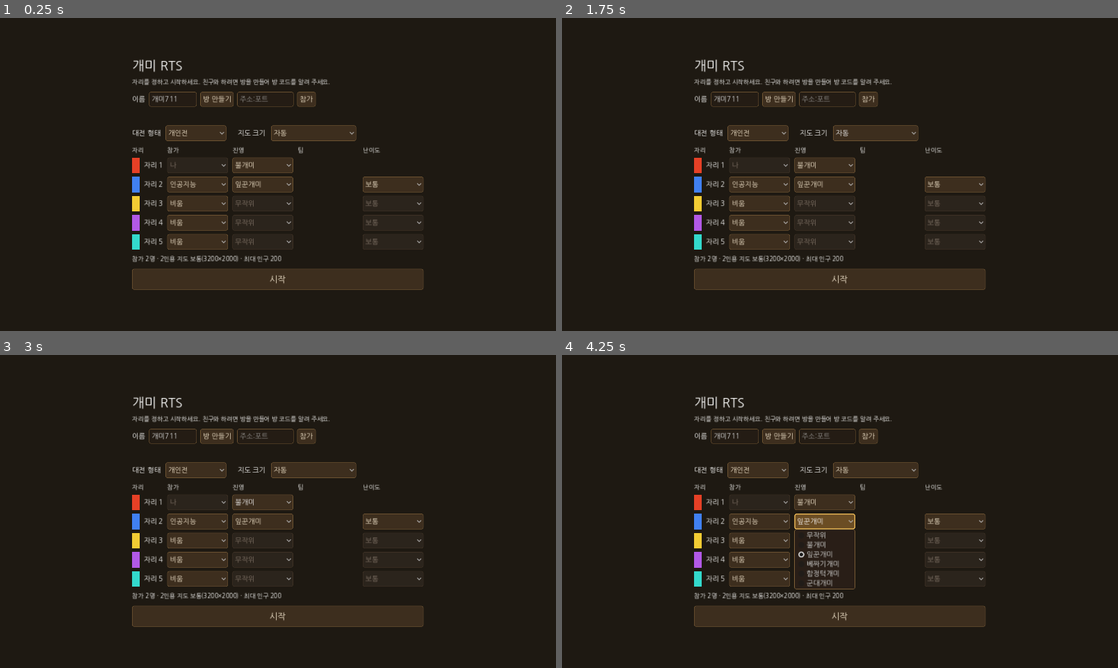
Above: before the commit, frames 1-4 (two rows, left to right).
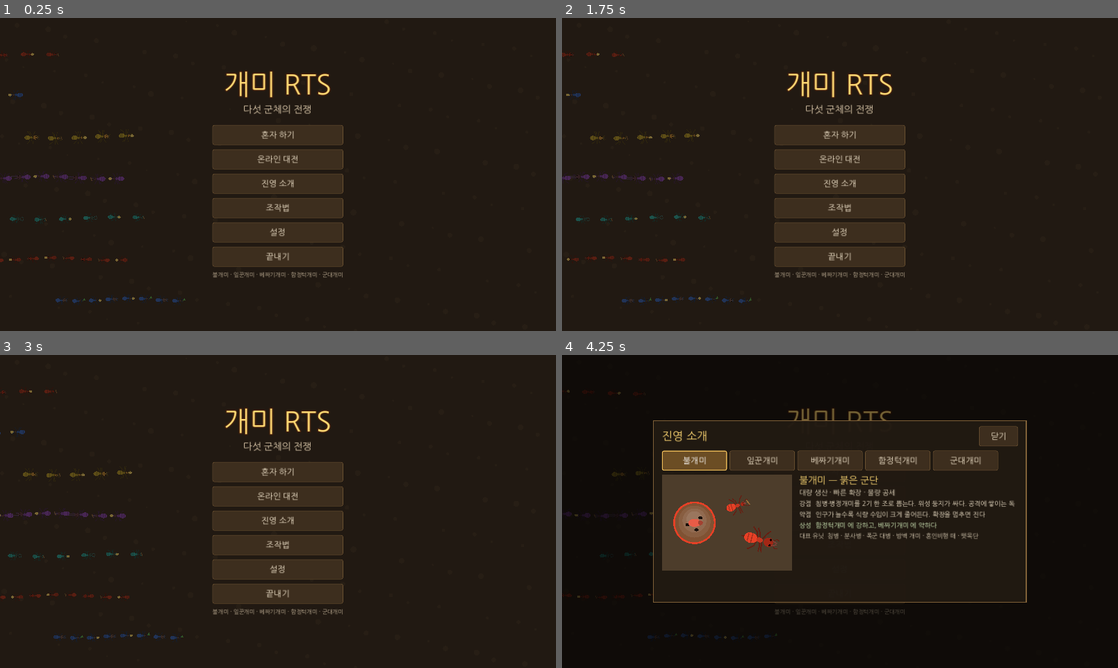
Above: after the commit, the same moments.

Repository: kimsungwoo20/-
Game: Godot game, scene res://scenes/title.tscn
Two runs of this game, one before a commit and one after it. Both use one fixed random seed, a clock stepped at 60 frames per second and the inputs below. Before the commit the project starts from res://scenes/lobby.tscn.
Inputs (mouse positions are in pixels of both pictures, inside the frame that each line leads up to):
- Up to frame 1 (0.25 s): no input
- Up to frame 2 (1.75 s): click (840, 133) at 0.5 s, where only the run after the commit has a clickable "혼자 하기"; click (717, 83) at 1.25 s, where only the run after the commit has a clickable "← 처음 화면"
- Up to frame 3 (3 s): click (278, 495) at 2 s, where only the run after the commit has a clickable "온라인 대전"; click (155, 401) at 2.75 s, where only the run after the commit has a clickable "← 처음 화면"
- Up to frame 4 (4.25 s): click (840, 520) at 3.5 s, where only the run after the commit has a clickable "진영 소개"

The runs differ from the first frame. In frame 1, 16% of the frame differs, in the area x 0-77%, y 10-92%; in frame 2, 16%; in frame 3, 16%; in frame 4, 20%, in the area x 0-84%, y 11-91%.

Commit message:
Add a title screen with faction guide, controls and settings
The game now opens on a title screen with marching ants from all five
colonies, leading to solo play, online play, a faction guide with
drawn ants and nests, a controls sheet and sound settings. The room
screen gains a back button and hides online controls in solo mode.

Co-Authored-By: Claude Fable 5.2 <noreply@anthropic.com>
Claude-Session: https://claude.ai/code/session_01JYo5aZm2iMUjQtiarmNKzc

Diff:
--- a/godot/project.godot
+++ b/godot/project.godot
@@ -4,7 +4,7 @@
 [application]
 
 config/name="Ant RTS"
-run/main_scene="res://scenes/lobby.tscn"
+run/main_scene="res://scenes/title.tscn"
 config/features=PackedStringArray("4.3", "GL Compatibility")
 
 [autoload]
--- /dev/null
+++ b/godot/scenes/title.tscn
@@ -0,0 +1,10 @@
+[gd_scene load_steps=2 format=3]
+
+[ext_resource type="Script" path="res://scripts/title.gd" id="1"]
+
+[node name="Title" type="Control"]
+layout_mode = 3
+anchors_preset = 15
+anchor_right = 1.0
+anchor_bottom = 1.0
+script = ExtResource("1")
--- a/godot/scripts/config.gd
+++ b/godot/scripts/config.gd
@@ -3,3 +3,5 @@
 # setup = {"mode": "ffa" | "team", "balance": bool,
 #          "slots": [{"type": "human" | "ai", "faction": "fire"..., "team": 0..4, "diff": "easy" | "normal" | "hard"}, ...]}
 static var setup = null
+# 방 화면을 어떤 목적으로 열었는가: solo(혼자 하기) / online(온라인 대전). 메인 화면이 정한다
+static var lobby_mode = "solo"
--- a/godot/scripts/lobby.gd
+++ b/godot/scripts/lobby.gd
@@ -47,6 +47,11 @@
 		slot_peer.clear()
 		_refresh())
 
+func _back():
+	if net != null and net.is_online():
+		net.leave()
+	get_tree().change_scene_to_file("res://scenes/title.tscn")
+
 func _label(text, size = 16):
 	var l = Label.new()
 	l.text = text
@@ -75,11 +80,20 @@
 	var box = VBoxContainer.new()
 	box.add_theme_constant_override("separation", 14)
 	center.add_child(box)
-	box.add_child(_label("개미 RTS", 30))
-	box.add_child(_label("자리를 정하고 시작하세요. 친구와 하려면 방을 만들어 방 코드를 알려 주세요.", 14))
+	var online_mode = ConfigScript.lobby_mode == "online"
+	var head = HBoxContainer.new()
+	head.add_theme_constant_override("separation", 14)
+	box.add_child(head)
+	var back = Button.new()
+	back.text = "← 처음 화면"
+	back.pressed.connect(_back)
+	head.add_child(back)
+	head.add_child(_label("온라인 대전" if online_mode else "혼자 하기", 30))
+	box.add_child(_label("방을 만들어 방 코드를 친구에게 알려 주거나, 받은 방 코드로 참가하세요." if online_mode else "자리마다 인공지능을 넣고 진영·팀·난이도를 고른 뒤 시작하세요.", 14))
 
 	var online = HBoxContainer.new()
 	online.add_theme_constant_override("separation", 8)
+	online.visible = online_mode
 	box.add_child(online)
 	online.add_child(_label("이름"))
 	name_edit = LineEdit.new()
@@ -99,6 +113,7 @@
 	join_btn.pressed.connect(_join)
 	online.add_child(join_btn)
 	net_status = _label("", 14)
+	net_status.visible = online_mode
 	box.add_child(net_status)
 
 	var top = HBoxContainer.new()
@@ -144,7 +159,9 @@
 		names.append(nl)
 		swatch.add_child(nl)
 		grid.add_child(swatch)
-		var type = _option(["나"] if i == 0 else ["인공지능", "비움", "사람(참가자)"], 0 if i <= 1 else 1)
+		# 혼자 하기에서는 참가자 자리를 고를 수 없다(오지 않을 사람을 기다리게 되므로)
+		var kinds = ["인공지능", "비움", "사람(참가자)"] if online_mode else ["인공지능", "비움"]
+		var type = _option(["나"] if i == 0 else kinds, 0 if i <= 1 else 1)
 		type.disabled = (i == 0)
 		grid.add_child(type)
 		var fac = _option(fnames, 1 if i == 0 else 2 if i == 1 else 0)
--- /dev/null
+++ b/godot/scripts/title.gd
@@ -0,0 +1,314 @@
+extends Control
+# 메인 화면: 다섯 군체의 개미 행렬이 지나가는 배경 위에 메뉴.
+# 혼자 하기 / 온라인 대전 → 방 화면, 진영 소개 / 조작법 / 설정은 이 화면 안의 창으로 연다.
+const Data = preload("res://scripts/data.gd")
+const Art = preload("res://scripts/art.gd")
+const ConfigScript = preload("res://scripts/config.gd")
+const SfxScript = preload("res://scripts/sfx.gd")
+const UiTheme = preload("res://scripts/ui_theme.gd")
+
+const INFO = {
+	"fire": {"title": "붉은 군단", "concept": "대량 생산 · 빠른 확장 · 물량 공세",
+		"strong": "침병·병정개미를 2기 한 조로 뽑는다. 위성 둥지가 싸다. 공격에 쌓이는 독",
+		"weak": "인구가 늘수록 식량 수입이 크게 줄어든다. 확장을 멈추면 진다",
+		"units": "침병 · 분사병 · 폭군 대병 · 방벽 개미 · 혼인비행 떼 · 뗏목단"},
+	"leaf": {"title": "녹색 농업 제국", "concept": "농업 · 경제 성장 · 장기전",
+		"strong": "균류 정원에서 재료를 식량으로 바꾼다. 재료를 더 나른다. 공생균으로 회복",
+		"weak": "재료 채집선이 끊기면 정원도 멈춘다. 본진이 다치면 정원 효율이 반",
+		"units": "절단병 · 대턱 병정 · 초대형 병정 · 문지기 · 공생균 살포병 · 포자 살포 날개개미"},
+	"weaver": {"title": "수목의 지배자", "concept": "방어 · 영역 장악 · 지형 활용",
+		"strong": "영역 안에서 빠르고 회복한다. 수목 위에도 짓는다. 장막·고정·끌어당기기",
+		"weak": "영역 안에만 지을 수 있다. 가운데 고리가 끊기면 그 너머가 약해진다",
+		"units": "산성 분사병 · 사슬 견인병 · 수관 군주 · 고정병 · 장막 방직병 · 날개 파수꾼"},
+	"trap": {"title": "순간의 포식자", "concept": "정예 · 매복 · 순간 화력",
+		"strong": "충전된 턱 타격이 큰 피해와 밀쳐내기. 매복 은신, 숨겨진 건물, 턱 도약",
+		"weak": "비싸고 수가 적어 물량에 약하다. 한 번 크게 지면 회복이 느리다",
+		"units": "격발병 · 도약 사냥꾼 · 대왕 포식자 · 덫지기 · 유인병 · 낙하 사냥꾼"},
+	"army": {"title": "이동하는 포식 군단", "concept": "기동 · 습격 · 이동식 군체",
+		"strong": "건물이 행군해 군체째 옮겨 다닌다. 적을 처치하면 약탈. 살아있는 다리",
+		"weak": "행군 중에는 생산이 느리고 연구가 멈춘다. 진딧물을 기르지 못한다",
+		"units": "약탈병 · 낫턱 병정 · 포식 대군 · 수호병 · 다리 개미 · 운반병"},
+}
+const BEATS = {"fire": "trap", "trap": "army", "army": "leaf", "leaf": "weaver", "weaver": "fire"}
+
+# 배경: 개미 행렬
+class March extends Control:
+	var t = 0.0
+	var lanes = []
+
+	func _ready():
+		mouse_filter = Control.MOUSE_FILTER_IGNORE
+		var rng = RandomNumberGenerator.new()
+		rng.seed = 5
+		for i in 7:
+			var f = Data.FACTION_IDS[i % 5]
+			lanes.append({"y": 0.12 + i * 0.13, "speed": rng.randf_range(35, 60) * (1 if i % 2 == 0 else -1),
+				"faction": f, "color": Data.PLAYER_COLORS[i % 5], "n": rng.randi_range(5, 9),
+				"gap": rng.randf_range(38, 60), "off": rng.randf_range(0, 400), "r": rng.randf_range(7, 11)})
+
+	func _process(delta):
+		t += delta
+		queue_redraw()
+
+	func _draw():
+		var sz = size
+		draw_rect(Rect2(Vector2.ZERO, sz), Color(0.19, 0.15, 0.11))
+		# 흙 무늬
+		for i in 160:
+			var p = Vector2(fmod(i * 197.3, sz.x), fmod(i * 131.7, sz.y))
+			draw_circle(p, 2.0 + fmod(i * 7.1, 5.0), Color(0.24, 0.19, 0.14))
+		for L in lanes:
+			var span = sz.x + 400.0
+			for k in L["n"]:
+				var x = fmod(L["off"] + t * L["speed"] + k * L["gap"], span)
+				if x < 0:
+					x += span
+				x -= 200.0
+				var y = L["y"] * sz.y + sin(t * 2.0 + k) * 3.0
+				var ang = 0.0 if L["speed"] > 0 else PI
+				draw_set_transform(Vector2(x, y), ang, Vector2.ONE)
+				var kind = "worker" if k % 3 != 0 else ("soldier" if L["faction"] == "fire" else "major")
+				Art.draw_ant(self, L["r"], L["color"].darkened(0.25), L["faction"], kind, t * 9.0 + k, kind == "worker")
+				if kind == "worker":
+					Art.draw_carry(self, L["r"], "food" if k % 2 == 0 else "mat", L["faction"])
+		draw_set_transform(Vector2.ZERO, 0.0, Vector2.ONE)
+		# 가운데를 어둡게 해서 메뉴가 잘 보이게
+		draw_rect(Rect2(Vector2.ZERO, sz), Color(0.08, 0.06, 0.04, 0.55))
+
+# 진영 소개 그림: 일꾼·병정 개미와 둥지
+class Preview extends Control:
+	var faction = "fire"
+	var t = 0.0
+	class FakeNest:
+		var radius = 46.0
+		var kind = "nest"
+		var is_main = true
+		var mode = "camp"
+
+	func _process(delta):
+		t += delta
+		queue_redraw()
+
+	func _draw():
+		draw_rect(Rect2(Vector2.ZERO, size), Color(0.3, 0.24, 0.17))
+		var c = Data.PLAYER_COLORS[Data.FACTION_IDS.find(faction)]
+		draw_set_transform(Vector2(size.x * 0.25, size.y * 0.5), 0.0, Vector2.ONE)
+		Art.draw_building(self, FakeNest.new(), c, faction, 1.0, t)
+		draw_set_transform(Vector2(size.x * 0.58, size.y * 0.32), -0.3, Vector2.ONE)
+		Art.draw_ant(self, 16.0, c, faction, "worker", t * 6.0, true)
+		Art.draw_carry(self, 16.0, "mat", faction)
+		draw_set_transform(Vector2(size.x * 0.75, size.y * 0.68), 0.25, Vector2.ONE)
+		var soldier = {"fire": "soldier", "leaf": "major", "weaver": "puller", "trap": "hunter", "army": "sickle"}[faction]
+		Art.draw_ant(self, 22.0, c, faction, soldier, t * 6.0, false)
+		draw_set_transform(Vector2.ZERO, 0.0, Vector2.ONE)
+
+var sfx
+var windows = {}
+var preview
+var info_box
+var tab_buttons = []
+
+func _ready():
+	# 점검·자동 대전 실행이나, 주소로 판을 정한 경우에는 바로 게임으로 간다
+	var args = OS.get_cmdline_user_args()
+	var skip = args.has("--autotest") or args.has("--sandbox")
+	if OS.has_feature("web"):
+		var q = str(JavaScriptBridge.eval("window.location.search", true))
+		if q.contains("me=") or q.contains("ai="):
+			skip = true
+	if skip and ConfigScript.setup == null:
+		get_tree().change_scene_to_file.call_deferred("res://scenes/main.tscn")
+		return
+	_build()
+
+func _label(text, size = 16, col = Color(0.95, 0.9, 0.8)):
+	var l = Label.new()
+	l.text = text
+	l.add_theme_font_size_override("font_size", size)
+	l.add_theme_color_override("font_color", col)
+	l.autowrap_mode = TextServer.AUTOWRAP_WORD_SMART
+	return l
+
+func _button(text, call, w = 260):
+	var b = Button.new()
+	b.text = text
+	b.custom_minimum_size = Vector2(w, 46)
+	b.add_theme_font_size_override("font_size", 19)
+	b.pressed.connect(func():
+		sfx.play("select")
+		call.call())
+	return b
+
+func _build():
+	set_anchors_and_offsets_preset(Control.PRESET_FULL_RECT)
+	theme = UiTheme.make()
+	sfx = SfxScript.new()
+	add_child(sfx)
+	var bg = March.new()
+	bg.set_anchors_and_offsets_preset(Control.PRESET_FULL_RECT)
+	add_child(bg)
+
+	var center = CenterContainer.new()
+	center.set_anchors_and_offsets_preset(Control.PRESET_FULL_RECT)
+	add_child(center)
+	var box = VBoxContainer.new()
+	box.add_theme_constant_override("separation", 12)
+	box.alignment = BoxContainer.ALIGNMENT_CENTER
+	center.add_child(box)
+	var title = _label("개미 RTS", 64, Color(1.0, 0.85, 0.45))
+	title.horizontal_alignment = HORIZONTAL_ALIGNMENT_CENTER
+	title.add_theme_constant_override("outline_size", 10)
+	title.add_theme_color_override("font_outline_color", Color(0.25, 0.12, 0.05))
+	box.add_child(title)
+	var sub = _label("다섯 군체의 전쟁", 22, Color(0.9, 0.82, 0.7))
+	sub.horizontal_alignment = HORIZONTAL_ALIGNMENT_CENTER
+	box.add_child(sub)
+	box.add_child(Control.new())
+	var menu = VBoxContainer.new()
+	menu.add_theme_constant_override("separation", 10)
+	menu.alignment = BoxContainer.ALIGNMENT_CENTER
+	box.add_child(menu)
+	for item in [["혼자 하기", go_solo], ["온라인 대전", go_online], ["진영 소개", open_window.bind("factions")],
+			["조작법", open_window.bind("help")], ["설정", open_window.bind("settings")]]:
+		var b = _button(item[0], item[1])
+		b.name = item[0]
+		menu.add_child(b)
+	if not OS.has_feature("web"):
+		menu.add_child(_button("끝내기", func(): get_tree().quit()))
+	var foot = _label("불개미 · 잎꾼개미 · 베짜기개미 · 함정턱개미 · 군대개미", 13, Color(0.75, 0.68, 0.58))
+	foot.horizontal_alignment = HORIZONTAL_ALIGNMENT_CENTER
+	foot.autowrap_mode = TextServer.AUTOWRAP_OFF
+	box.add_child(foot)
+
+	windows["factions"] = _factions_window()
+	windows["help"] = _help_window()
+	windows["settings"] = _settings_window()
+
+func go_solo():
+	ConfigScript.lobby_mode = "solo"
+	get_tree().change_scene_to_file("res://scenes/lobby.tscn")
+
+func go_online():
+	ConfigScript.lobby_mode = "online"
+	get_tree().change_scene_to_file("res://scenes/lobby.tscn")
+
+func open_window(name):
+	for k in windows:
+		windows[k].visible = (k == name)
+
+func _window(title_text, w, h):
+	var cover = ColorRect.new()
+	cover.color = Color(0, 0, 0, 0.55)
+	cover.set_anchors_and_offsets_preset(Control.PRESET_FULL_RECT)
+	cover.visible = false
+	add_child(cover)
+	var center = CenterContainer.new()
+	center.set_anchors_and_offsets_preset(Control.PRESET_FULL_RECT)
+	cover.add_child(center)
+	var panel = Panel.new()
+	panel.custom_minimum_size = Vector2(w, h)
+	center.add_child(panel)
+	var box = VBoxContainer.new()
+	box.position = Vector2(20, 14)
+	box.size = Vector2(w - 40, h - 28)
+	box.add_theme_constant_override("separation", 10)
+	panel.add_child(box)
+	var head = HBoxContainer.new()
+	box.add_child(head)
+	var t = _label(title_text, 26, Color(1.0, 0.85, 0.45))
+	t.size_flags_horizontal = Control.SIZE_EXPAND_FILL
+	head.add_child(t)
+	head.add_child(_button("닫기", func(): cover.visible = false, 90))
+	return [cover, box]
+
+func _factions_window():
+	var wb = _window("진영 소개", 860, 420)
+	var box = wb[1]
+	var tabs = HBoxContainer.new()
+	tabs.add_theme_constant_override("separation", 6)
+	box.add_child(tabs)
+	for f in Data.FACTION_IDS:
+		var b = _button(Data.FACTIONS[f]["name"], show_faction.bind(f), 150)
+		b.toggle_mode = true
+		tabs.add_child(b)
+		tab_buttons.append(b)
+	var row = HBoxContainer.new()
+	row.add_theme_constant_override("separation", 16)
+	box.add_child(row)
+	preview = Preview.new()
+	preview.custom_minimum_size = Vector2(300, 220)
+	row.add_child(preview)
+	info_box = VBoxContainer.new()
+	info_box.add_theme_constant_override("separation", 8)
+	info_box.size_flags_horizontal = Control.SIZE_EXPAND_FILL
+	row.add_child(info_box)
+	show_faction("fire")
+	return wb[0]
+
+func show_faction(f):
+	preview.faction = f
+	for i in tab_buttons.size():
+		tab_buttons[i].button_pressed = Data.FACTION_IDS[i] == f
+	for c in info_box.get_children():
+		c.queue_free()
+	var d = INFO[f]
+	info_box.add_child(_label("%s — %s" % [Data.FACTIONS[f]["name"], d["title"]], 22, Color(1.0, 0.85, 0.45)))
+	info_box.add_child(_label(d["concept"], 16, Color(0.9, 0.85, 0.75)))
+	info_box.add_child(_label("강점  " + d["strong"], 15))
+	info_box.add_child(_label("약점  " + d["weak"], 15))
+	var loses_to = ""
+	for k in BEATS:
+		if BEATS[k] == f:
+			loses_to = k
+	info_box.add_child(_label("상성  %s 에 강하고, %s 에 약하다" % [Data.FACTIONS[BEATS[f]]["name"], Data.FACTIONS[loses_to]["name"]], 15, Color(0.85, 0.95, 0.75)))
+	info_box.add_child(_label("대표 유닛  " + d["units"], 14, Color(0.85, 0.8, 0.7)))
+
+func _help_window():
+	var wb = _window("조작법", 700, 520)
+	var box = wb[1]
+	var rows = [
+		["왼쪽 클릭 / 드래그", "선택"],
+		["오른쪽 클릭", "이동 · 공격 · 채집 · 건설 지원 · 탑승 · 정원사 · 집결 지점"],
+		["A 후 왼쪽 클릭", "공격 이동 (가는 길의 적과 싸운다)"],
+		["S", "정지"],
+		["Q W E R T / A S D F G / Z X C V B", "아래 명령 버튼 (건물·일꾼 선택 시)"],
+		["방향키 · 가운데 버튼 드래그 · 미니맵", "화면 이동"],
+		["휠", "확대 / 축소"],
+		["M", "소리 끄기 / 켜기"],
+		["Esc", "선택 해제 · 건설 취소"],
+	]
+	var grid = GridContainer.new()
+	grid.columns = 2
+	grid.add_theme_constant_override("h_separation", 24)
+	grid.add_theme_constant_override("v_separation", 10)
+	box.add_child(grid)
+	for r in rows:
+		grid.add_child(_label(r[0], 16, Color(1.0, 0.85, 0.45)))
+		grid.add_child(_label(r[1], 16))
+	box.add_child(_label("일꾼으로 식량과 재료를 모아 생산 건물을 짓고, 상대의 본진을 모두 무너뜨리면 이긴다. 주 둥지가 무너져도 위성 둥지가 있으면 여왕이 옮겨 간다.", 14, Color(0.85, 0.8, 0.7)))
+	return wb[0]
+
+func _settings_window():
+	var wb = _window("설정", 520, 300)
+	var box = wb[1]
+	var mute = CheckBox.new()
+	mute.text = "소리 끄기"
+	mute.button_pressed = SfxScript.muted
+	mute.toggled.connect(func(on): SfxScript.muted = on)
+	box.add_child(mute)
+	var row = HBoxContainer.new()
+	row.add_theme_constant_override("separation", 12)
+	box.add_child(row)
+	row.add_child(_label("음량", 16))
+	var vol = HSlider.new()
+	vol.min_value = 0.0
+	vol.max_value = 1.0
+	vol.step = 0.05
+	vol.value = db_to_linear(AudioServer.get_bus_volume_db(0))
+	vol.custom_minimum_size = Vector2(280, 24)
+	vol.value_changed.connect(func(v):
+		AudioServer.set_bus_volume_db(0, linear_to_db(max(v, 0.001)))
+		sfx.play("order"))
+	row.add_child(vol)
+	box.add_child(_label("게임 중에도 M 키로 소리를 끄고 켤 수 있다.", 14, Color(0.85, 0.8, 0.7)))
+	return wb[0]
--- a/godot/tests/match.gd
+++ b/godot/tests/match.gd
@@ -237,6 +237,7 @@
 	ConfigScript.setup = null
 
 	await ai_checks()
+	await title_checks()
 
 	print("RESULT fails=%d" % fails)
 	quit(1 if fails > 0 else 0)
@@ -387,3 +388,34 @@
 	await wait(0.1)
 	check(raft.state == raft.MOVE, "뗏목단이 목표로 출발한다")
 	await end_game(g)
+
+
+# 메인 화면
+func title_checks():
+	ConfigScript.setup = null
+	var t = load("res://scripts/title.gd").new()
+	root.add_child(t)
+	await wait(0.2)
+	var names = []
+	for b in t.find_children("*", "Button", true, false):
+		names.append(b.text)
+	check(names.has("혼자 하기") and names.has("온라인 대전") and names.has("진영 소개") and names.has("조작법") and names.has("설정"), "메인 화면: 혼자 하기·온라인 대전·진영 소개·조작법·설정")
+	t.open_window("factions")
+	check(t.windows["factions"].visible and not t.windows["help"].visible, "진영 소개 창이 열린다")
+	var ok = true
+	for f in Data.FACTION_IDS:
+		t.show_faction(f)
+		await wait(0.05)
+		if t.preview.faction != f or t.info_box.get_child_count() < 6:
+			ok = false
+	check(ok, "다섯 진영 모두 소개(그림·콘셉트·강점·약점·상성·대표 유닛)")
+	t.show_faction("trap")
+	await wait(0.05)
+	var texts = t.info_box.get_children().filter(func(c): return not c.is_queued_for_deletion()).map(func(c): return c.text)
+	check(texts.any(func(x): return x.contains("군대개미 에 강하고") and x.contains("불개미 에 약하다")), "상성 문구가 기획서 순환과 같다(함정턱개미: 군대개미에 강하고 불개미에 약하다)")
+	t.open_window("help")
+	check(t.windows["help"].visible and not t.windows["factions"].visible, "조작법 창")
+	t.open_window("settings")
+	check(t.windows["settings"].visible, "설정 창")
+	t.queue_free()
+	await wait(0.1)
Not shown, changed: docs/play/index.pck
